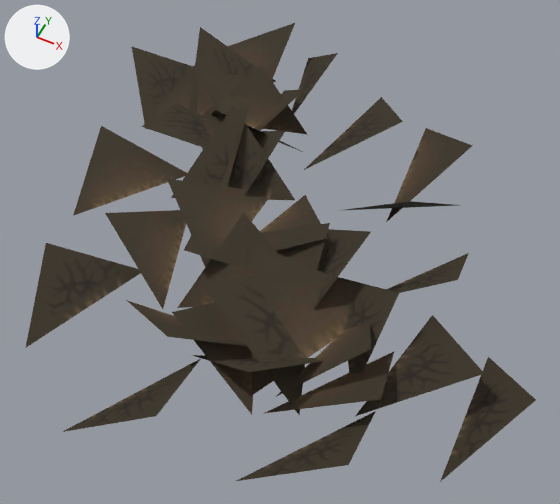
Two versions of the glTF model docs/assets/models/decor/dec_dry_grass_06_9797.glb, one commit apart.
Before and after are seen from a 50 mm lens placed at (17.89, -1.63, 2.21), pointed at (17.02, 0.11, 0.02). Lighting does not change. The marker at upper left points along +X, +Y and +Z. The first picture is the older version. Where no turn or scale is listed for an object, it has been applied to the vertices.

The scene before the commit, as lines of its bpy script (objects in view):
```python
me_dry_grass_06 = bpy.data.meshes.new('dry_grass_06')
me_dry_grass_06.from_pydata(...)  # 114 vertices, 38 faces; spans x -0.86..1.23, y -1.16..1.03, z 0.0..0.28
me_dry_grass_06.materials.append(mat_desert_mat_decoration_cutout)
ob_dry_grass_06_mesh = bpy.data.objects.new('dry_grass_06_mesh', me_dry_grass_06)
ob_dry_grass_06_mesh.location = (16.797, 0.302, 0.0)
```
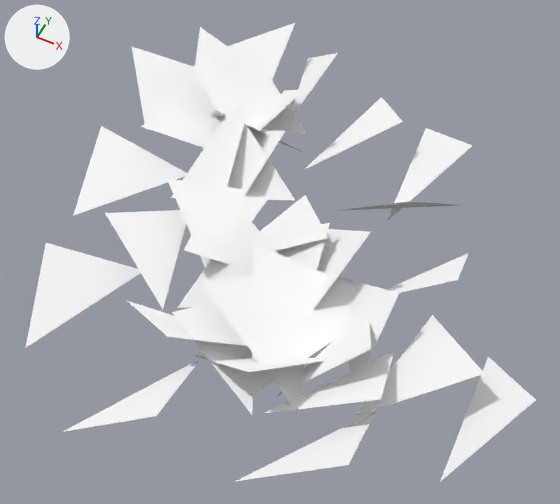
The change in detail:
Material 'desert_cutout' (mat_desert_cutout) is new.
Its base color is (1.0, 1.0, 1.0) (white #ffffff).
Its roughness is 0.9.
me_dry_grass_06 has 114 vertices, 38 faces and spans x -0.86..1.23, y -1.16..1.03, z 0.0..0.28.
me_dry_grass_06 no longer uses material mat_desert_mat_decoration_cutout.
me_dry_grass_06 gains material mat_desert_cutout (white #ffffff).

Changed parts and their boxes (x1, y1, x2, y2) in the pictures (560 x 504 px):
'dry_grass_06_mesh', recoloured (lighter): (26, 22, 536, 482) in both
